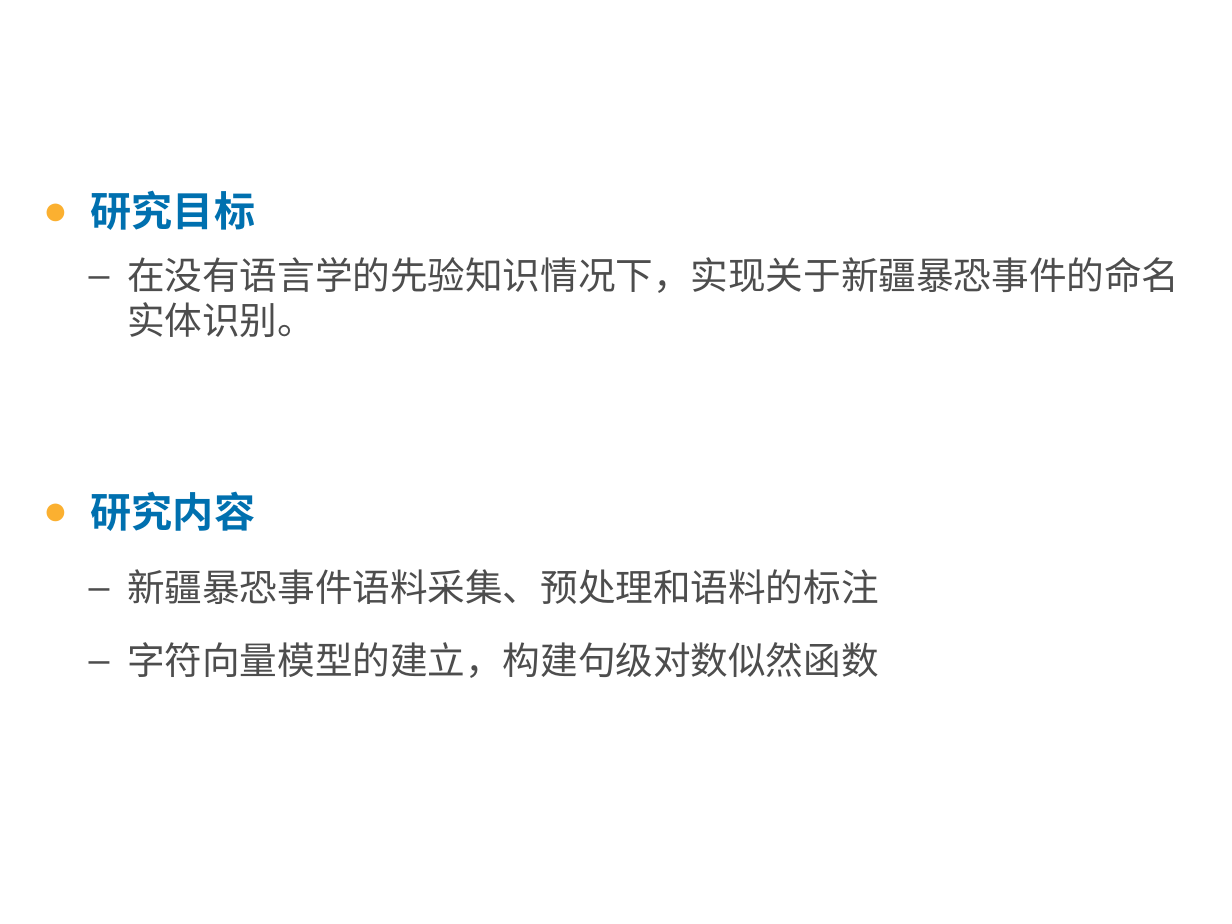
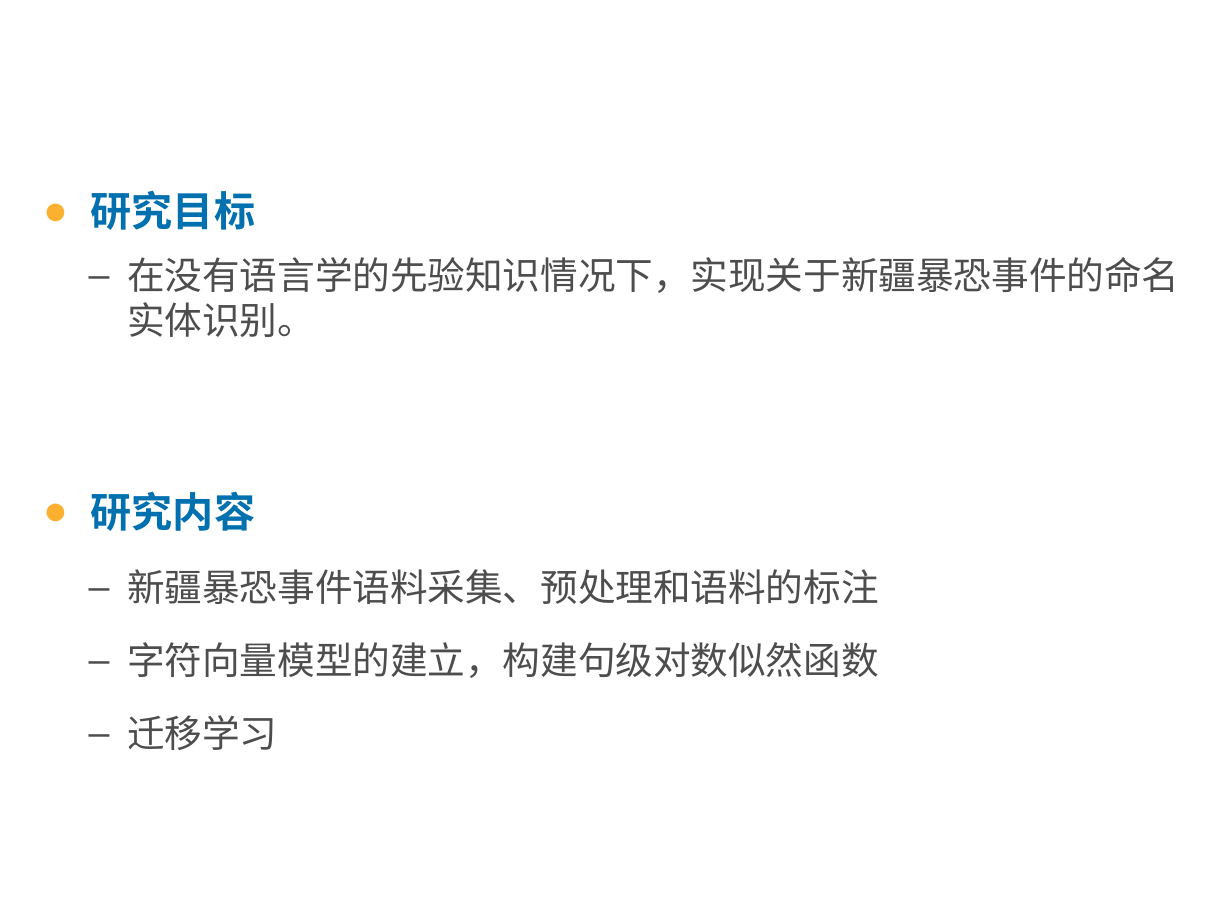
Before and after one commit to jxwb088047/Interim_reply, a slide deck: slide 4 of 林广和中期答辩.pptx (slide 5 before the commit). Drawn at 1232x924 pixels with LibreOffice and Linux fonts; fonts in the diff are those of the drawing; background and template pictures are left out. Boxes give left, top, right and bottom in pixels: in the first picture for what was removed or moved away, otherwise in the second. Text is boxed around its words. In the diff, an @@ line names an element or a change of style, - is before the commit and + after.

```diff
--- a/林广和中期答辩.pptx
+++ b/林广和中期答辩.pptx
@@ text at box(127, 715, 277, 750): paragraph added @@
+  – 迁移学习
```
Also in this commit, not shown: 8 other slides changed, 8 slides added, 7 slides removed, 1 other file.
